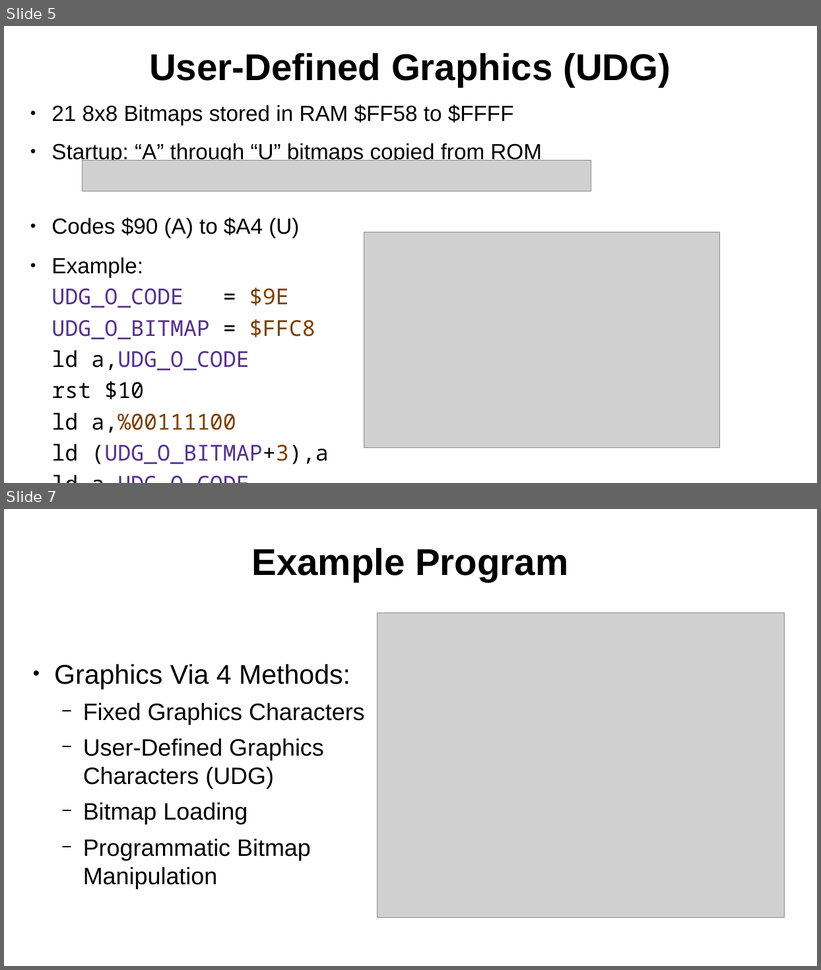
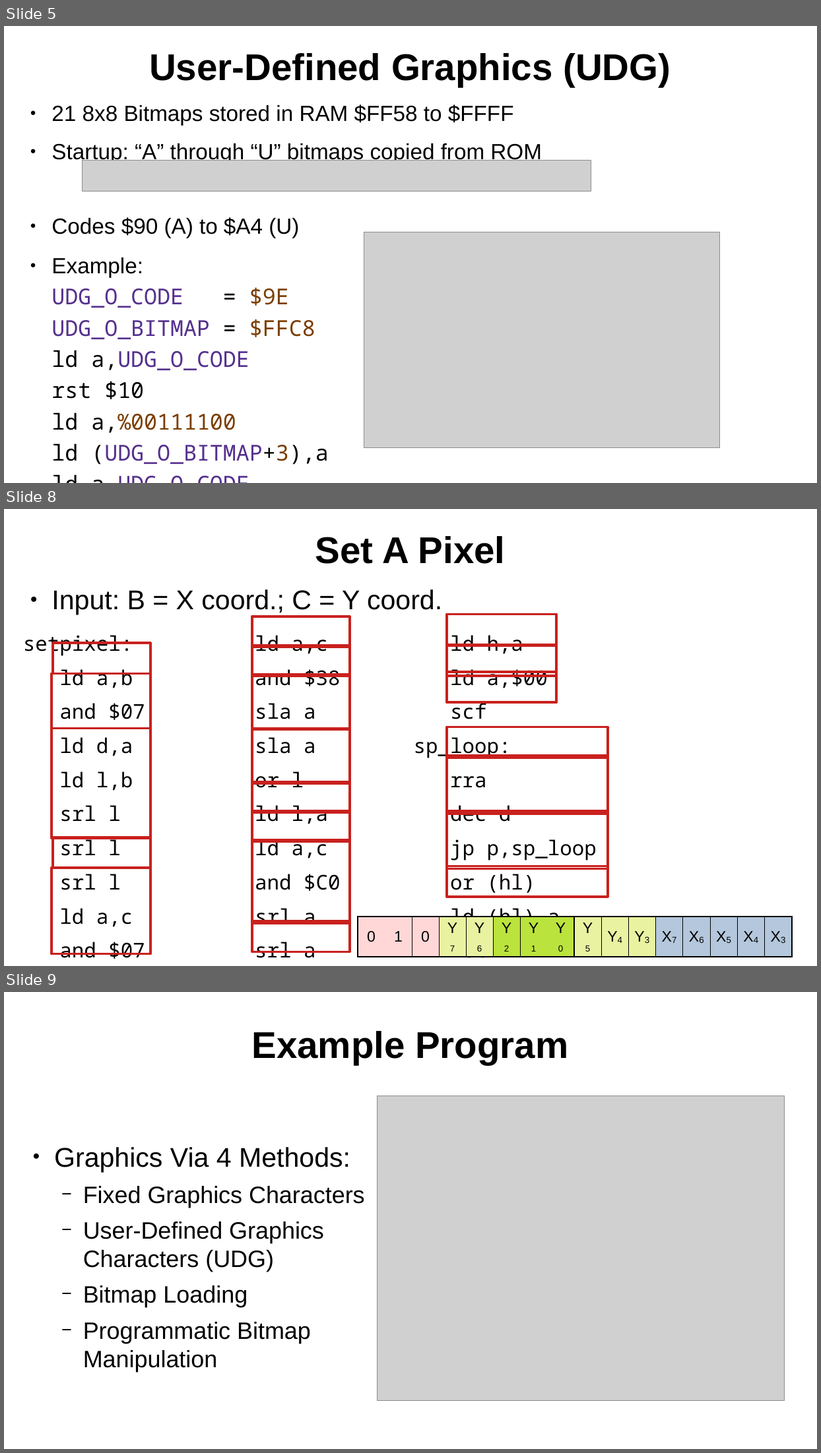
Before and after one commit to SlithyMatt/zxs-assembly-tutorial, a slide deck: Lesson11/Lesson11.odp. Shown one above the other, each under a label of ours: slides 5 and 7 before the commit, slides 5, 8 and 9 after it; the slides between them are not shown. The pictures are 821x970 and 821x1453 pixels, drawn with LibreOffice and Linux fonts; fonts in the diff are those of the drawing; grey boxes stand for pictures. Boxes give left, top, right and bottom in pixels: in the first picture for what was removed or moved away, otherwise in the second. Text is boxed around its words. In the diff, an @@ line names an element or a change of style, - is before the commit and + after.

```diff
--- a/Lesson11/Lesson11.odp
+++ b/Lesson11/Lesson11.odp
@@ slide 8 added at (4,509,817,966), background #FFFFFF @@
@@ title added at (316,536,506,564), 44 pt, text #000000, bold @@
+Set A Pixel
@@ text added at (23,590,597,964), 24 pt, text #000000 @@
+● Input: B = X coord.; C = Y coord.
+setpixel: ld a,c ld h,a
+ld a,b and $38 ld a,$00
+and $07 sla a scf
+ld d,a sla a sp_loop:
+ld l,b or l rra
+srl l ld l,a dec d
+srl l ld a,c jp p,sp_loop
+srl l and $C0 or (hl)
+ld a,c srl a ld (hl),a
+and $07 srl a ret
+or $40 srl a
+ld h,a or h
@@ rectangle added at (252,617,350,648), outline #C9211E 2.89 pt @@
@@ rectangle added at (447,615,556,645), outline #C9211E 2.89 pt @@
@@ rectangle added at (53,643,151,674), outline #C9211E 2.89 pt @@
@@ rectangle added at (252,646,350,676), outline #C9211E 2.89 pt @@
@@ rectangle added at (447,646,556,676), outline #C9211E 2.89 pt @@
@@ rectangle added at (52,674,151,729), outline #C9211E 2.89 pt @@
@@ rectangle added at (252,674,350,729), outline #C9211E 2.89 pt @@
@@ rectangle added at (447,672,556,702), outline #C9211E 2.89 pt @@
@@ rectangle added at (52,729,151,838), outline #C9211E 2.89 pt @@
@@ rectangle added at (252,730,350,784), outline #C9211E 2.89 pt @@
@@ rectangle added at (447,727,608,758), outline #C9211E 2.89 pt @@
@@ rectangle added at (447,756,608,814), outline #C9211E 2.89 pt @@
@@ rectangle added at (252,782,350,813), outline #C9211E 2.89 pt @@
@@ rectangle added at (252,811,350,842), outline #C9211E 2.89 pt @@
@@ rectangle added at (447,811,608,869), outline #C9211E 2.89 pt @@
@@ rectangle added at (53,838,151,868), outline #C9211E 2.89 pt @@
@@ rectangle added at (252,840,350,923), outline #C9211E 2.89 pt @@
@@ rectangle added at (52,868,151,955), outline #C9211E 2.89 pt @@
@@ rectangle added at (447,867,608,897), outline #C9211E 2.89 pt @@
@@ rectangle added at (252,922,350,953), outline #C9211E 2.89 pt @@
@@ table added at (358,916,791,955), 1 rows, 16 columns @@
+0 | 1 | 0 | Y7 | Y6 | Y2 | Y1 | Y0 | Y5 | Y4 | Y3 | X7 | X6 | X5 | X4 | X3
@@ what was slide 7 is now slide 9 @@
```
Also in this commit, not shown: 1 slide changed, 1 other slide added.
